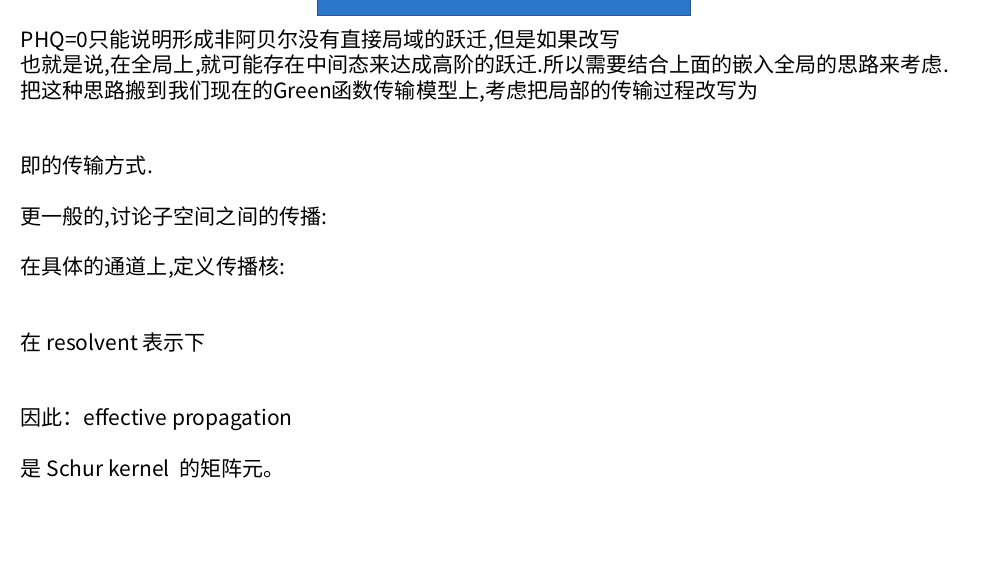
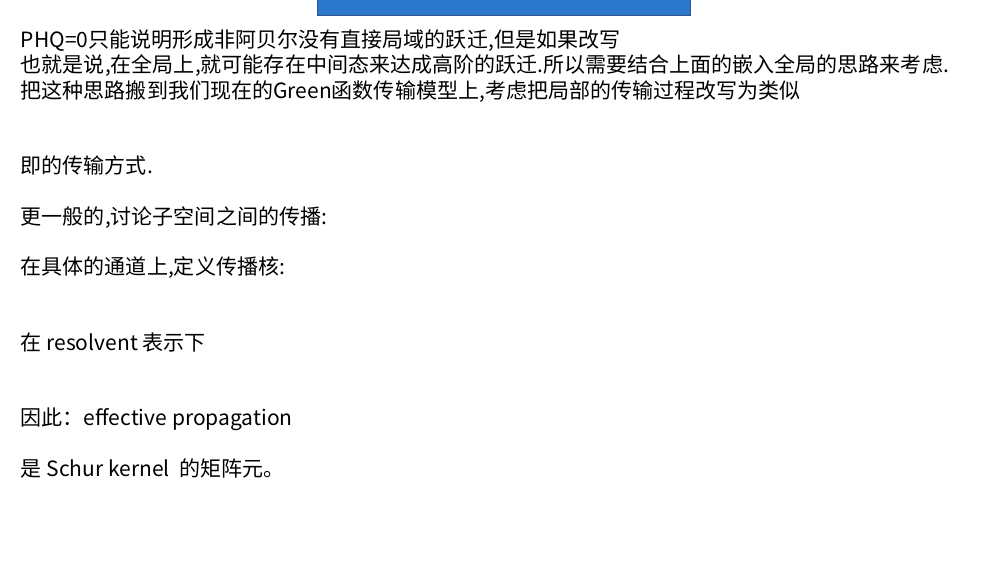
Before and after one commit to Asice-Cloud/quantummmm, a slide deck: slide 27 of y2.pptx. Drawn at 1008x567 pixels with LibreOffice and Linux fonts; fonts in the diff are those of the drawing. Boxes give left, top, right and bottom in pixels: in the first picture for what was removed or moved away, otherwise in the second. Text is boxed around its words. In the diff, an @@ line names an element or a change of style, - is before the commit and + after.

```diff
--- a/y2.pptx
+++ b/y2.pptx
@@ text at (21,80,801,102): text changed @@
-把这种思路搬到我们现在的Green函数传输模型上,考虑把局部的传输过程改写为
+把这种思路搬到我们现在的Green函数传输模型上,考虑把局部的传输过程改写为类似
```
Also in this commit, not shown: 4 other slides changed, 3 slides added, 1 slide removed.
